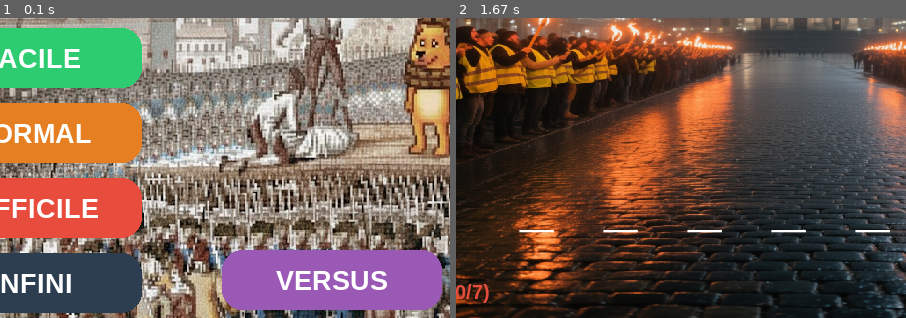
Above: before the commit, frames 1-2 (left to right).
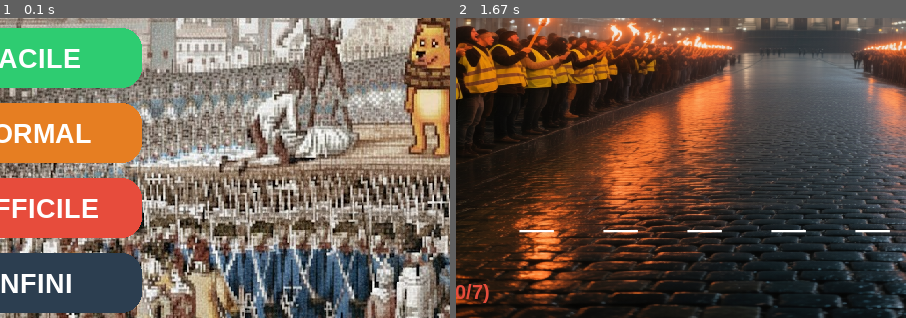
Above: after the commit, the same moments.

Repository: claude-forgeot/le-pendu
Game: pygame game, started from main.py
Two runs of this game, one before a commit and one after it. Both use one fixed random seed, a clock stepped at 60 frames per second and the inputs below.
Inputs:
- Up to frame 1 (0.1 s): no input
- Up to frame 2 (1.67 s): click "NORMAL" at 0.38 s
The pictures show only the part of the screen within x 13-63%, y 45-95%; the shares and areas given below are measured in that part.

The runs differ from the first frame. In frame 1, 9.5% of the frame differs, in the area x 49-99%, y 77-98%; in frame 2, nothing differs.

Commit message:
Add infinite mode with multi-difficulty word selection and daemon display logic

Diff:
--- a/UI/graphic_view.py
+++ b/UI/graphic_view.py
@@ -143,19 +143,13 @@
             f = pygame.font.SysFont("Arial", font_size, bold=True)
             pygame_utils.draw_rounded_button(screen, c, draw_rect, language_manager.get_text(key), f)
 
-        # Versus et Scores
-        if win_w < 600:
-            rect_versus = pygame.Rect(win_w - btn_w_base - 40, win_h - (btn_h_base * 2) - 60, btn_w_base, btn_h_base)
-            rect_scores = pygame.Rect(win_w - btn_w_base - 40, win_h - btn_h_base - 40, btn_w_base, btn_h_base)
-        else:
-            rect_versus = pygame.Rect(win_w // 2 - btn_w_base // 2, win_h - btn_h_base - 40, btn_w_base, btn_h_base)
-            rect_scores = pygame.Rect(win_w - btn_w_base - 40, win_h - btn_h_base - 40, btn_w_base, btn_h_base)
-
-        for r, key, c, hc in [(rect_versus, "button_versus", constants.PURPLE, constants.PURPLE_HOVER), (rect_scores, "button_scores", constants.GOLD, constants.GOLD_HOVER)]:
-            is_h = r.collidepoint(mouse_pos)
-            d_r = r.inflate(20, 10) if is_h else r
-            f_s = int(btn_h_base * 0.52) if is_h else int(btn_h_base * 0.45)
-            pygame_utils.draw_rounded_button(screen, hc if is_h else c, d_r, language_manager.get_text(key), pygame.font.SysFont("Arial", f_s, bold=True))
+        # Scores uniquement (Versus supprimé)
+        rect_scores = pygame.Rect(win_w - btn_w_base - 40, win_h - btn_h_base - 40, btn_w_base, btn_h_base)
+
+        is_h_scores = rect_scores.collidepoint(mouse_pos)
+        d_r_scores = rect_scores.inflate(20, 10) if is_h_scores else rect_scores
+        f_s_scores = int(btn_h_base * 0.52) if is_h_scores else int(btn_h_base * 0.45)
+        pygame_utils.draw_rounded_button(screen, constants.GOLD_HOVER if is_h_scores else constants.GOLD, d_r_scores, language_manager.get_text("button_scores"), pygame.font.SysFont("Arial", f_s_scores, bold=True))
 
         # Pop-up des règles
         if show_rules:
@@ -182,7 +176,6 @@
                 "Cliquez pour fermer" if current_lang == "fr" else "Click to close"
             ]
             for i, text in enumerate(rules_text):
-                # Style différent pour le titre et l'intro
                 if i == 0:
                     color, size_factor, is_bold = (211, 47, 47), 0.08, True
                 elif i == 2:
@@ -213,7 +206,14 @@
                     language_manager.set_language("en")
 
                 # Lancement des scripts de jeu
-                for r, m_path in [(rect_facile, "easy_mode_view.py"), (rect_normal, "normal_mode_view.py"), (rect_difficile, "hard_mode_view.py")]:
+                game_launchers = [
+                    (rect_facile, "easy_mode_view.py"),
+                    (rect_normal, "normal_mode_view.py"),
+                    (rect_difficile, "hard_mode_view.py"),
+                    (rect_infini, "infinite_mode_view.py")
+                ]
+
+                for r, m_path in game_launchers:
                     if r.collidepoint(event.pos):
                         pygame_utils.play_click_sound()
                         pygame.mixer.music.stop()
--- /dev/null
+++ b/UI/infinite_mode_view.py
@@ -0,0 +1,210 @@
+"""
+Mode Infinite - Hangman
+Features: 5 max errors, multiple small daemon.png display, infinite.png background,
+infinite.mp3 music, lose_infinite.mp3 on loss, multi-difficulty words.
+No hints, no win screen (auto-restart on word found).
+"""
+
+import pygame
+import sys
+import os
+import random
+import subprocess
+import string
+
+# Add project root to path
+sys.path.append(os.path.dirname(os.path.dirname(os.path.abspath(__file__))))
+
+from models import game_engine
+from utils import word_manager
+from utils import language_manager
+from UI import constants
+from UI import pygame_utils
+
+# Global variables
+screen = None
+img_bg = None
+img_daemon = None
+fonts = {}
+
+# UI Rects
+btn_pause_rect = pygame.Rect(20, 20, 120, 40)
+
+def initialize_pygame():
+    """Initialize pygame and load resources."""
+    global screen, img_bg, img_daemon, fonts
+
+    pygame.init()
+    pygame.mixer.init()
+
+    screen = pygame.display.set_mode((constants.WIDTH, constants.HEIGHT))
+    pygame.display.set_caption("Pendu - Mode Infinite")
+
+    fonts = pygame_utils.create_fonts()
+    pygame_utils.load_sounds()
+
+    try:
+        # Background infinite.png
+        bg_path = os.path.join("assets", "images", "infinite.png")
+        if os.path.exists(bg_path):
+            img_bg = pygame.image.load(bg_path).convert()
+        else:
+            img_bg = pygame.Surface((constants.WIDTH, constants.HEIGHT))
+            img_bg.fill((20, 20, 20))
+        img_bg = pygame.transform.scale(img_bg, (constants.WIDTH, constants.HEIGHT))
+
+        # Daemon image - Taille réduite à 150x150
+        daemon_path = os.path.join("assets", "images", "daemon.png")
+        if os.path.exists(daemon_path):
+            img_daemon = pygame.image.load(daemon_path).convert_alpha()
+            img_daemon = pygame.transform.scale(img_daemon, (150, 150))
+    except Exception as e:
+        print(f"Error loading resources: {e}")
+        img_bg = pygame.Surface((constants.WIDTH, constants.HEIGHT))
+
+def initialize_game():
+    """Initialize a new game with words from all difficulties."""
+    pygame.mixer.music.stop()
+    pygame.mixer.stop()
+
+    # Musique infinite.mp3
+    music_path = os.path.join("assets", "audios", "infinite.mp3")
+    if os.path.exists(music_path):
+        try:
+            pygame.mixer.music.load(music_path)
+            pygame.mixer.music.play(-1)
+        except:
+            pass
+
+    current_lang = language_manager.get_current_language()
+
+    # Sélection aléatoire parmi les trois listes
+    difficulties = ["facile", "moyen", "difficile"]
+    chosen_diff = random.choice(difficulties)
+    secret_word = word_manager.get_word(current_lang, chosen_diff)
+
+    if not secret_word:
+        secret_word = "INFINITE"
+
+    # 5 erreurs max
+    game_state = game_engine.create_game(secret_word, 5)
+
+    return game_state, secret_word
+
+def return_to_main_menu():
+    """Quits and returns to main.py."""
+    pygame.mixer.music.stop()
+    pygame.quit()
+    main_path = os.path.join(os.path.dirname(os.path.dirname(os.path.abspath(__file__))), "main.py")
+    subprocess.Popen([sys.executable, main_path if os.path.exists(main_path) else "main.py"])
+    sys.exit()
+
+def play_lose_sequence(secret_word):
+    """Loss: Overlay noir transparent + lose_infinite.mp3."""
+    pygame.mixer.music.stop()
+
+    loss_audio = os.path.join("assets", "audios", "lose_infinite.mp3")
+    if os.path.exists(loss_audio):
+        pygame.mixer.music.load(loss_audio)
+        pygame.mixer.music.play()
+
+    fade = pygame.Surface((constants.WIDTH, constants.HEIGHT))
+    fade.fill((0, 0, 0))
+    fade.set_alpha(200)
+
+    rect_retry = pygame.Rect(constants.WIDTH // 2 - 210, constants.HEIGHT - 120, 200, 50)
+    rect_back = pygame.Rect(constants.WIDTH // 2 + 10, constants.HEIGHT - 120, 200, 50)
+
+    while True:
+        m_pos = pygame.mouse.get_pos()
+        screen.blit(img_bg, (0, 0))
+        screen.blit(fade, (0, 0))
+
+        t1 = fonts["word"].render("GAME OVER", True, constants.RED)
+        t2 = fonts["info"].render(f"Le mot était : {secret_word}", True, constants.WHITE)
+        tip = fonts["small"].render("L'infini vous a consumé...", True, constants.GOLD)
+
+        screen.blit(t1, t1.get_rect(center=(constants.WIDTH // 2, constants.HEIGHT // 2 - 80)))
+        screen.blit(t2, t2.get_rect(center=(constants.WIDTH // 2, constants.HEIGHT // 2 - 20)))
+        screen.blit(tip, tip.get_rect(center=(constants.WIDTH // 2, constants.HEIGHT // 2 + 40)))
+
+        pygame_utils.draw_button_with_border(screen, rect_retry, constants.DARK_BLUE, constants.DARK_BLUE_HOVER, m_pos, "REESSAYER", fonts["button"])
+        pygame_utils.draw_button_with_border(screen, rect_back, constants.DARK_BLUE, constants.DARK_BLUE_HOVER, m_pos, "MENU", fonts["button"])
+
+        pygame.display.flip()
+        for event in pygame.event.get():
+            if event.type == pygame.QUIT: pygame.quit(); sys.exit()
+            if event.type == pygame.MOUSEBUTTONDOWN:
+                if rect_retry.collidepoint(event.pos): return "restart"
+                if rect_back.collidepoint(event.pos): return_to_main_menu()
+
+def draw_interface(state, secret, mouse_pos):
+    """Draw game UI."""
+    screen.blit(img_bg, (0, 0))
+
+    # Pause Button
+    pygame_utils.draw_button_with_border(screen, btn_pause_rect, constants.DARK_BLUE, constants.DARK_BLUE_HOVER, mouse_pos, "PAUSE", fonts["button"])
+
+    # Affichage des Daemons : une copie apparaît par erreur de gauche à droite
+    if img_daemon:
+        spacing = 160 # Espace entre chaque daemon
+        start_x = (constants.WIDTH - (state["errors"] * spacing)) // 2
+        for i in range(state["errors"]):
+            screen.blit(img_daemon, (start_x + (i * spacing), 150))
+
+    # Word
+    masked = game_engine.get_masked_word(state)
+    surf_mot = fonts["word"].render(" ".join(masked), True, constants.WHITE)
+    screen.blit(surf_mot, (constants.WIDTH // 2 - surf_mot.get_width() // 2, constants.HEIGHT - 200))
+
+    # Affichage des lettres utilisées
+    used_letters = ", ".join(state["letters_played"]).upper()
+    txt_used = fonts["small"].render(f"Utilisées: {used_letters}", True, constants.WHITE)
+    screen.blit(txt_used, (20, constants.HEIGHT - 40))
+
+def main():
+    initialize_pygame()
+    game_state, secret_word = initialize_game()
+    clock = pygame.time.Clock()
+    paused = False
+
+    while True:
+        clock.tick(60)
+        mouse_pos = pygame.mouse.get_pos()
+
+        for event in pygame.event.get():
+            if event.type == pygame.QUIT:
+                pygame.quit(); sys.exit()
+
+            if event.type == pygame.MOUSEBUTTONDOWN:
+                if btn_pause_rect.collidepoint(event.pos):
+                    pygame_utils.play_click_sound()
+                    paused = not paused
+
+            if not paused and event.type == pygame.KEYDOWN and game_state["status"] == "in_progress":
+                letter = event.unicode.lower()
+                if letter.isalpha() and len(letter) == 1 and letter not in game_state["letters_played"]:
+                    game_engine.play_letter(game_state, letter)
+
+        # Check Win/Loss
+        if game_state["status"] == "won":
+            game_state, secret_word = initialize_game()
+
+        elif game_state["status"] == "loss" or game_state["errors"] >= 5:
+            if play_lose_sequence(secret_word) == "restart":
+                game_state, secret_word = initialize_game()
+
+        # Render
+        if not paused:
+            draw_interface(game_state, secret_word, mouse_pos)
+        else:
+            overlay = pygame.Surface((constants.WIDTH, constants.HEIGHT), pygame.SRCALPHA)
+            overlay.fill((0, 0, 0, 150))
+            screen.blit(overlay, (0, 0))
+            txt = fonts["word"].render("PAUSE", True, constants.GOLD)
+            screen.blit(txt, txt.get_rect(center=(constants.WIDTH // 2, constants.HEIGHT // 2)))
+
+        pygame.display.flip()
+
+if __name__ == "__main__":
+    main()
Binary file added: assets/images/daemon.png
Binary file added: assets/images/infinite.png
Not shown, added: assets/audios/infinite.mp3
Not shown, added: assets/audios/lose_infinite.mp3
